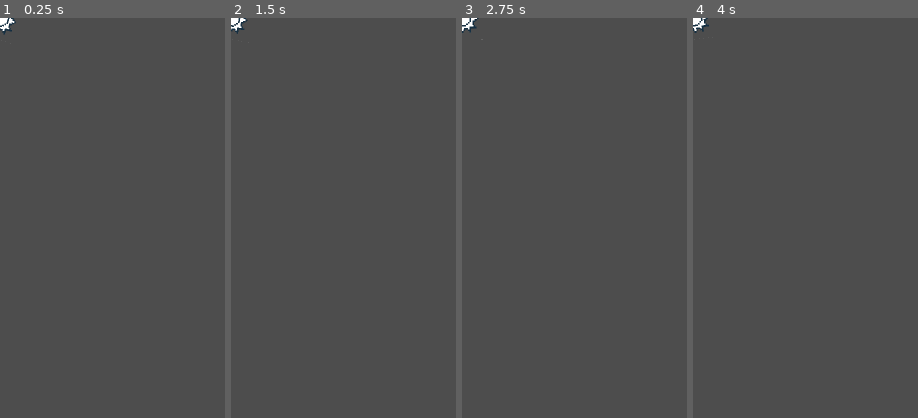
Above: before the commit, frames 1-4 (left to right).
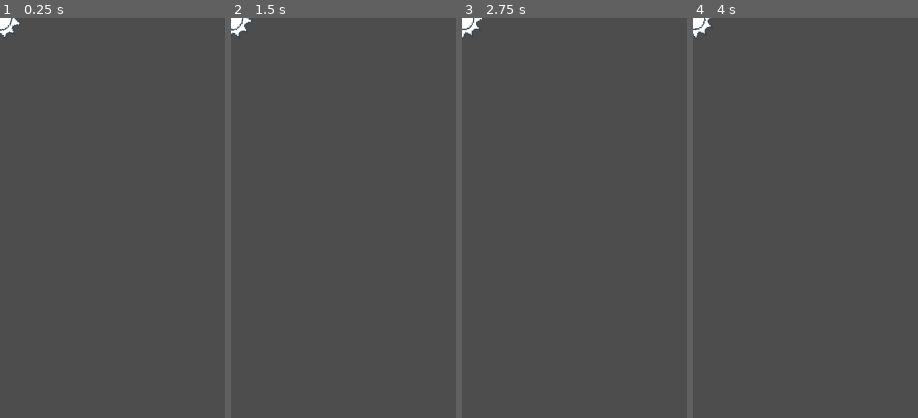
Above: after the commit, the same moments.

Repository: Xavier-Royer/Color-Jumper
Game: Godot game, scene res://Item.tscn
Same seed, same stepped clock (60 frames per second), same inputs: the game is played once before the commit and once after it. This scene is started directly instead of the project's main scene.
Inputs (mouse positions are % of the whole screen's width and height, from its top left):
- Up to frame 1 (0.25 s): no input
- Up to frame 2 (1.5 s): move the mouse to (72, 45) at 0.52 s; press the mouse at (72, 45) at 0.53 s; release the mouse at (72, 45) at 1.25 s; drag from (30, 55) to (45, 70) at 1.27 s
- Up to frame 3 (2.75 s): move the mouse to (60, 28) at 2.02 s; press the mouse at (60, 28) at 2.03 s
- Up to frame 4 (4 s): release the mouse at (60, 28) at 2.75 s; drag from (45, 70) to (20, 35) at 2.77 s; move the mouse to (80, 65) at 3.52 s; press the mouse at (80, 65) at 3.53 s
The pictures show only the part of the screen within x 0-50%, y 0-50%; the shares and areas given below are measured in that part.

The runs differ from the first frame. In frame 1, 0.2% of the frame differs, in the area x 0-9%, y 0-6%; in frame 2, 0.2%; in frame 3, 0.2%; in frame 4, 0.2%.

Commit message:
addedCoinAnimation

Diff:
--- a/Item.tscn
+++ b/Item.tscn
@@ -1,10 +1,11 @@
-[gd_scene load_steps=8 format=3 uid="uid://d188ef8dxjvfn"]
+[gd_scene load_steps=12 format=3 uid="uid://d188ef8dxjvfn"]
 
 [ext_resource type="Script" uid="uid://ct6pcd2yt8mos" path="res://spike.gd" id="1_bp1wp"]
-[ext_resource type="Texture2D" uid="uid://dq4lc1en33sra" path="res://textures/spike4.png" id="2_ph0dh"]
+[ext_resource type="Texture2D" uid="uid://bkh781wiu3lfs" path="res://textures/ScaledDownSpike.png" id="2_6m5p0"]
+[ext_resource type="Texture2D" uid="uid://b6wl0k4kpw3sp" path="res://textures/ScaledDownCoin.png" id="3_6m5p0"]
 
 [sub_resource type="CircleShape2D" id="CircleShape2D_pe76i"]
-radius = 41.0
+radius = 52.0
 
 [sub_resource type="Curve" id="Curve_8ryga"]
 _data = [Vector2(0, 0), 0.0, 0.0, 0, 0, Vector2(2e-05, 1), 0.0, 0.0, 0, 0, Vector2(0.713235, 0.674157), 0.0, 0.0, 0, 0, Vector2(1, 0), 0.0, 0.0, 0, 0]
@@ -31,6 +32,91 @@
 [sub_resource type="SegmentShape2D" id="SegmentShape2D_8ryga"]
 a = Vector2(51, 41.3333)
 
+[sub_resource type="Animation" id="Animation_k68pu"]
+resource_name = "CoinCapture"
+step = 0.0333333
+tracks/0/type = "value"
+tracks/0/imported = false
+tracks/0/enabled = true
+tracks/0/path = NodePath("CoinAnimation/Position:scale")
+tracks/0/interp = 1
+tracks/0/loop_wrap = true
+tracks/0/keys = {
+"times": PackedFloat32Array(0, 0.966667),
+"transitions": PackedFloat32Array(1.41421, 1),
+"update": 0,
+"values": [Vector2(3, 3), Vector2(0.1, 0.1)]
+}
+tracks/1/type = "value"
+tracks/1/imported = false
+tracks/1/enabled = true
+tracks/1/path = NodePath("CoinAnimation/Position:position")
+tracks/1/interp = 1
+tracks/1/loop_wrap = true
+tracks/1/keys = {
+"times": PackedFloat32Array(0.01, 0.966667),
+"transitions": PackedFloat32Array(1.41421, 1),
+"update": 0,
+"values": [Vector2(-64, -64), Vector2(50, -200)]
+}
+tracks/2/type = "value"
+tracks/2/imported = false
+tracks/2/enabled = true
+tracks/2/path = NodePath("CoinAnimation:modulate")
+tracks/2/interp = 1
+tracks/2/loop_wrap = true
+tracks/2/keys = {
+"times": PackedFloat32Array(0, 0.34, 1),
+"transitions": PackedFloat32Array(1, 1, 1),
+"update": 0,
+"values": [Color(1, 1, 1, 1), Color(1, 1, 1, 1), Color(1, 1, 1, 0)]
+}
+
+[sub_resource type="Animation" id="Animation_tqdpn"]
+length = 0.001
+tracks/0/type = "value"
+tracks/0/imported = false
+tracks/0/enabled = true
+tracks/0/path = NodePath("CoinAnimation/Position:scale")
+tracks/0/interp = 1
+tracks/0/loop_wrap = true
+tracks/0/keys = {
+"times": PackedFloat32Array(0),
+"transitions": PackedFloat32Array(1),
+"update": 0,
+"values": [Vector2(0.3, 0.3)]
+}
+tracks/1/type = "value"
+tracks/1/imported = false
+tracks/1/enabled = true
+tracks/1/path = NodePath("CoinAnimation/Position:position")
+tracks/1/interp = 1
+tracks/1/loop_wrap = true
+tracks/1/keys = {
+"times": PackedFloat32Array(0),
+"transitions": PackedFloat32Array(1),
+"update": 0,
+"values": [Vector2(-64, -64)]
+}
+tracks/2/type = "value"
+tracks/2/imported = false
+tracks/2/enabled = true
+tracks/2/path = NodePath("CoinAnimation:modulate")
+tracks/2/interp = 1
+tracks/2/loop_wrap = true
+tracks/2/keys = {
+"times": PackedFloat32Array(0),
+"transitions": PackedFloat32Array(1),
+"update": 0,
+"values": [Color(1, 1, 1, 1)]
+}
+
+[sub_resource type="AnimationLibrary" id="AnimationLibrary_xk036"]
+_data = {
+&"CoinCapture": SubResource("Animation_k68pu"),
+&"RESET": SubResource("Animation_tqdpn")
+}
+
 [node name="Item" type="Node2D"]
 script = ExtResource("1_bp1wp")
 
@@ -62,13 +148,12 @@
 
 [node name="TextureRect" type="TextureRect" parent="Item"]
 z_index = 999
-offset_left = -512.0
-offset_top = -512.0
-offset_right = 512.0
-offset_bottom = 512.0
-scale = Vector2(0.1, 0.1)
-pivot_offset = Vector2(512, 512)
-texture = ExtResource("2_ph0dh")
+offset_left = -64.0
+offset_top = -64.0
+offset_right = 63.0
+offset_bottom = 63.0
+pivot_offset = Vector2(64, 64)
+texture = ExtResource("2_6m5p0")
 
 [node name="spawnRadius" type="Area2D" parent="."]
 collision_layer = 256
@@ -77,5 +162,51 @@
 [node name="CollisionShape2D" type="CollisionShape2D" parent="spawnRadius"]
 shape = SubResource("SegmentShape2D_8ryga")
 
+[node name="CoinAnimation" type="Node2D" parent="."]
+visible = false
+position = Vector2(114, 0)
+
+[node name="Position" type="Control" parent="CoinAnimation"]
+custom_minimum_size = Vector2(75, 75)
+layout_mode = 3
+anchors_preset = 8
+anchor_left = 0.5
+anchor_top = 0.5
+anchor_right = 0.5
+anchor_bottom = 0.5
+offset_left = -64.0
+offset_top = -64.0
+offset_right = 83.0
+offset_bottom = 67.0
+grow_horizontal = 2
+grow_vertical = 2
+scale = Vector2(0.3, 0.3)
+pivot_offset = Vector2(64, 64)
+size_flags_horizontal = 6
+size_flags_vertical = 6
+
+[node name="TextureRect" type="TextureRect" parent="CoinAnimation/Position"]
+layout_mode = 2
+offset_right = 128.0
+offset_bottom = 128.0
+size_flags_horizontal = 4
+texture = ExtResource("3_6m5p0")
+stretch_mode = 2
+
+[node name="Label" type="Label" parent="CoinAnimation/Position"]
+layout_mode = 2
+offset_left = 110.0
+offset_top = 2.0
+offset_right = 137.0
+offset_bottom = 36.0
+theme_override_font_sizes/font_size = 24
+text = "+1"
+
+[node name="AnimationPlayer" type="AnimationPlayer" parent="."]
+libraries = {
+&"": SubResource("AnimationLibrary_xk036")
+}
+speed_scale = 2.0
+
 [connection signal="screen_exited" from="Item/VisibleOnScreenNotifier2D" to="." method="_on_visible_on_screen_notifier_2d_screen_exited"]
 [connection signal="area_entered" from="spawnRadius" to="." method="_on_spawn_radius_area_entered"]
--- a/Main.tscn
+++ b/Main.tscn
@@ -82,8 +82,8 @@
 initial_velocity_min = 280.77
 initial_velocity_max = 757.69
 gravity = Vector3(0, 1000, 0)
-scale_min = 5.0
-scale_max = 9.0
+scale_min = 10.0
+scale_max = 20.0
 
 [sub_resource type="Gradient" id="Gradient_devvj"]
 offsets = PackedFloat32Array(0, 0.181818, 0.354545, 0.536364, 0.736364, 0.927273)
@@ -333,6 +333,7 @@
 label_settings = SubResource("LabelSettings_kjvhd")
 
 [node name="ColorButtons" type="HBoxContainer" parent="ScreenManager/GameScreen/UI"]
+z_index = 4096
 layout_mode = 1
 anchors_preset = 12
 anchor_top = 1.0
@@ -475,8 +476,8 @@
 offset_bottom = 30.0
 
 [node name="VisibleOnScreenNotifier2D" type="VisibleOnScreenNotifier2D" parent="ScreenManager/GameScreen/Objects/Player"]
-position = Vector2(4.99994, 15)
-scale = Vector2(0.499999, 1.5)
+position = Vector2(5.0347, 15)
+scale = Vector2(0.503475, 1.5)
 
 [node name="GPUParticles2D" type="GPUParticles2D" parent="ScreenManager/GameScreen/Objects/Player"]
 emitting = false
@@ -536,6 +537,8 @@
 anchors_preset = 15
 anchor_right = 1.0
 anchor_bottom = 1.0
+offset_top = -329.0
+offset_bottom = 1000.0
 grow_horizontal = 2
 grow_vertical = 2
 mouse_filter = 2
--- a/block.gd
+++ b/block.gd
@@ -2,7 +2,8 @@
 signal blockMissed
 var playerOn  = false
 signal invalidBlock
-signal deleting
+signal caughtBlock
+signal leftBlock
 @onready var blockArea = $SpawnRadius
 var number =999
 var deleted = false
@@ -47,7 +48,7 @@
 
 func delete():
 	deleted = true
-	#emit_signal("deleting")
+	emit_signal("leftBlock")
 	$AnimationPlayer.play("blockLeft")
 
 
@@ -75,7 +76,7 @@
 		$GPUParticles2D.emitting =true
 		#$GPUParticles2D.global_position = collisionPosition + (playerDirection * 30)
 		$AnimationPlayer.play("CaughtBlock")
-		emit_signal("deleting")
+		emit_signal("caughtBlock")
 		#var tween = create_tween()
 		#tween.tween_property(self, "scale", self.scale * 1.4, 0.15).set_ease(Tween.EASE_IN)
 		#tween.tween_property(self, "scale", self.scale, 0.15).set_ease(Tween.EASE_OUT)
--- a/game_screen.gd
+++ b/game_screen.gd
@@ -23,6 +23,7 @@
 var trueScore
 var score
 var streak
+var blockStreak
 var lastJumpStamp = 0 #gameruntime of last jump
 var coins = 0
 var changedColor = false
@@ -136,6 +137,7 @@
 
 	lastBlockSpawned = null
 	streak = 0
+	blockStreak = 0
 	score = 0
 	$UI/Score.text = str(0)
 	$UI/Streak.text = ""
@@ -224,6 +226,7 @@
 		if changedColor:
 			streakTime += colorChangeBonus
 		changedColor = false
+		blockStreak +=1
 		if gameRunTime - lastJumpStamp < streakTime:
 			#streak continues
 			streak +=1
@@ -239,7 +242,7 @@
 		var tween = create_tween()
 		tween.set_ease(Tween.EASE_IN)
 		#add 20 / howmuch time u were on block * streak
-		tween.tween_property(self,"score", score + (  (20 /  (max(gameRunTime,0.2)- lastJumpStamp)) * max(streak,1) ),.1)
+		tween.tween_property(self,"score", (streak *20)+ score + (  (20 /  (max(gameRunTime,0.2)- lastJumpStamp)) * max(blockStreak,1) ),.1)
 
 		#score += round(  (100 /  (max(gameRunTime,0.2)- lastJumpStamp)) * max(streak,1) )
 		lastJumpStamp = gameRunTime
@@ -334,6 +337,7 @@
 
 	#set block position
 	var blockPosition = Vector2(randi_range(30,screen_size.x-30),randi_range(-750,-700))
+
 	block.set_deferred("global_position", blockPosition)
 
 	#spawn a spike connected to the block
@@ -410,10 +414,12 @@
 			block2Position += spikeDirection *distanceFromSpike  #Vector2(distanceFromSpike, distanceFromSpike*inverseSlope)
 
 
-			if block2Position.y < -50 or (block2Position.x < 45) or (block2Position.x > screen_size.x -45):
-				Vector2(distanceFromSpike, -1*distanceFromSpike*inverseSlope)
+			if block2Position.y > -50 or (block2Position.x < 45) or (block2Position.x > screen_size.x -45):
+				block2Position -= spikeDirection *distanceFromSpike
 			block2Position += Vector2(randf_range(-70,70),randf_range(-70,70))
 			block2Position.x = clamp(block2Position.x,30,screen_size.x)
+			block2Position.y = clamp(block2Position.y,-1000,-200)
+
 
 
 			block2.set_deferred("global_position", block2Position)
--- a/screen_manager.gd
+++ b/screen_manager.gd
@@ -8,7 +8,7 @@
 func _ready() -> void:
 	$Background/Control/TextureRect.scale = Vector2(Globals.screenSize.x/1024.0, Globals.screenSize.y/1536.0)
 	$SettingsScreen.offset = offScreenPosition
-	$GameScreen.connect("gameOverScreen",$GameOverScreen.show)
+	$GameScreen.connect("gameOverScreen",gameOver)
 
 func next_screen(nextScreen):
 	#screen transition
@@ -61,3 +61,14 @@
 func _on_home_pressed():
 	next_screen($GameScreen)
 	_on_play_pressed()
+
+func gameOver():
+	$GameOverScreen.show()
+	#$GameOverScreen/UI/VBoxContainer/Button.disabled  = true
+	$GameOverScreen.offset = Vector2(0,-1*Globals.screenSize.y)
+	var screenTransition = create_tween()
+	screenTransition.set_ease(Tween.EASE_OUT)
+	screenTransition.set_trans(Tween.TRANS_BACK)
+	screenTransition.tween_property($GameOverScreen, "offset", onScreenPosition,.5)
+	#await screenTransition.finished
+	#$GameOverScreen/UI/VBoxContainer/Button.disabled  = false
--- a/spike.gd
+++ b/spike.gd
@@ -1,8 +1,8 @@
 extends Node2D
 var number = -1
 @onready var blockArea = $spawnRadius
-@onready var spikeTexture = load("res://textures/Spike3.png")
-@onready var coinTexture =  load("res://textures/Coin.png")
+@onready var spikeTexture = load("res://textures/ScaledDownSpike.png")
+@onready var coinTexture =  load("res://textures/ScaledDownCoin.png")
 var item = "SPIKE"
 var spikeRotateSpeed = 20
 var deleted = false
@@ -62,8 +62,7 @@
 	secondBlock = block2
 
 	#button.connect("pressed",changeColor.bind(button.name))
-	block1.connect("deleting",holdingBlockDeleted.bind(block1))
-	block2.connect("deleting",holdingBlockDeleted.bind(block2))
+
 
 	firstPosition = firstPosition_ - Vector2(0,movingObjects.position.y)
 	secondPosition = secondPosition_ - Vector2(0,movingObjects.position.y)
@@ -79,6 +78,7 @@
 
 	radius = firstPosition.distance_to(secondPosition)
 	$Item.position = (firstPosition +secondPosition)/2.0 #- $Item/TextureRect.pivot_offset
+
 
 
 	if type == "COIN":
@@ -87,14 +87,22 @@
 		line.modulate = Color(0.5,0.5,0)
 		$Item.set_collision_layer_value(5,false)
 		$Item.set_collision_layer_value(6,true)
+		block1.connect("leftBlock",updateState.bind(block1))
+		block2.connect("leftBlock",updateState.bind(block2))
+		momentOfInertia = 0.1
+	else:
+		block1.connect("caughtBlock",updateState.bind(block1))
+		block2.connect("caughtBlock",updateState.bind(block2))
 
 
 func coinCaught():
+	$CoinAnimation.show()
+	$CoinAnimation.global_position = $Item/TextureRect.global_position + Vector2(150,-150)
+	$AnimationPlayer.play("CoinCapture")
 	$Item.set_collision_layer_value(6,false)
 	var fadeOut = create_tween()
-	fadeOut.set_ease(Tween.EASE_IN)
-	fadeOut.set_trans(Tween.TRANS_BACK)
-	fadeOut.tween_property(self, "modulate", Color(0.5,0.5,0,0),.5)
+	fadeOut.set_ease(Tween.EASE_OUT)
+	fadeOut.tween_property($Item/TextureRect, "modulate", Color(0.5,0.5,0,0),.25)
 
 func _process(delta: float) -> void:
 	if item == "SPIKE":
@@ -155,7 +163,9 @@
 
 
 
-func holdingBlockDeleted(block):
+func updateState(block):
+	#if state == "STEADY" and item == "COIN":
+		#return
 	if state == "STEADY":
 		state = "PIVOTING"
 		if block == secondBlock:
@@ -182,5 +192,32 @@
 		tween.set_trans(Tween.TRANS_BACK)
 		tween.tween_property(self, "size", 0.0,1.0)
 		tween.connect("finished",deleteNode)
+
+#func holdingBlockDeleted(block):
+	if item != "COIN" or state != "STEADY":
+		return
+	momentOfInertia = .10
+	#state = "WAITING"
+	#await get_tree().create_timer(0.5).timeout
+	#gravityForce = 5
+	#var tween = create_tween()
+	#tween.set_ease(Tween.EASE_IN)
+	#tween.tween_property(self,"gravityForce",25,1.5)
+
+	state = "PIVOTING"
+	if block == secondBlock:
+		pivotPosition = firstPosition
+		endPosition = secondPosition
+		movingPointIndex = 1
+		pivotPointIndex = 0
+	else:
+		pivotPosition = secondPosition
+		endPosition = firstPosition
+		movingPointIndex = 0
+		pivotPointIndex = 1
+		getAngle()
+
+
+
 func deleteNode():
 	queue_free()
Binary file added: textures/ScaledDownCoin.png
Not shown, added: textures/ScaledDownCoin.png.import
Binary file added: textures/ScaledDownSpike.png
Not shown, added: textures/ScaledDownSpike.png.import
